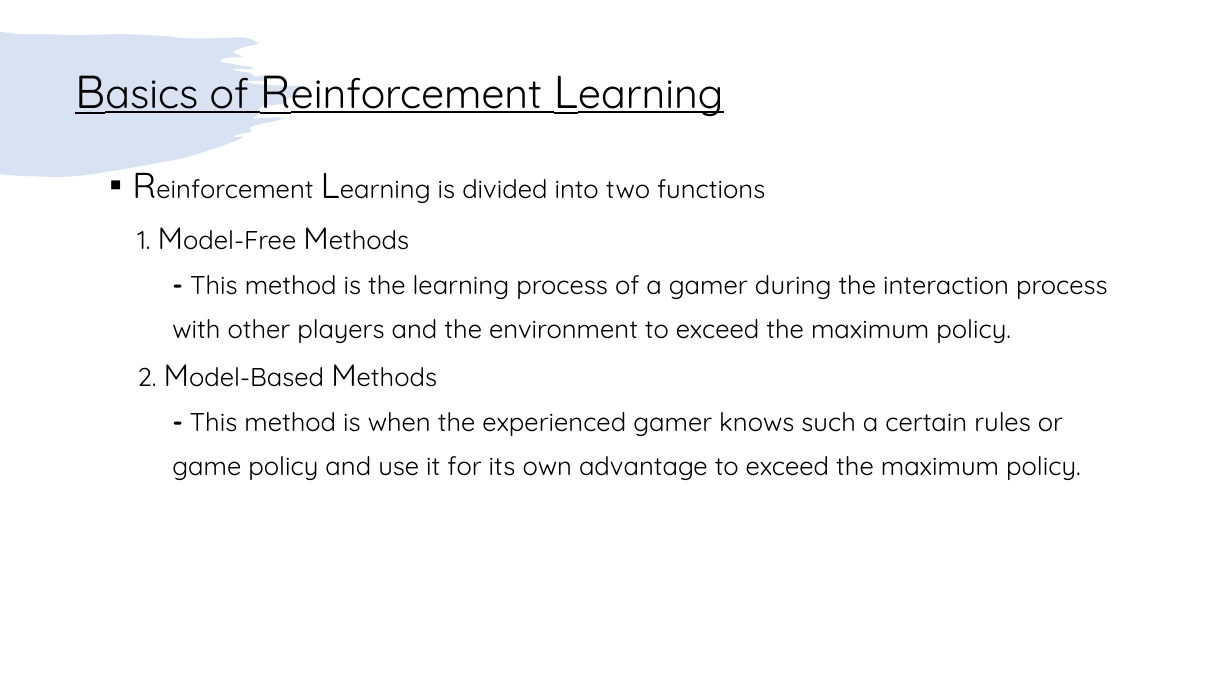
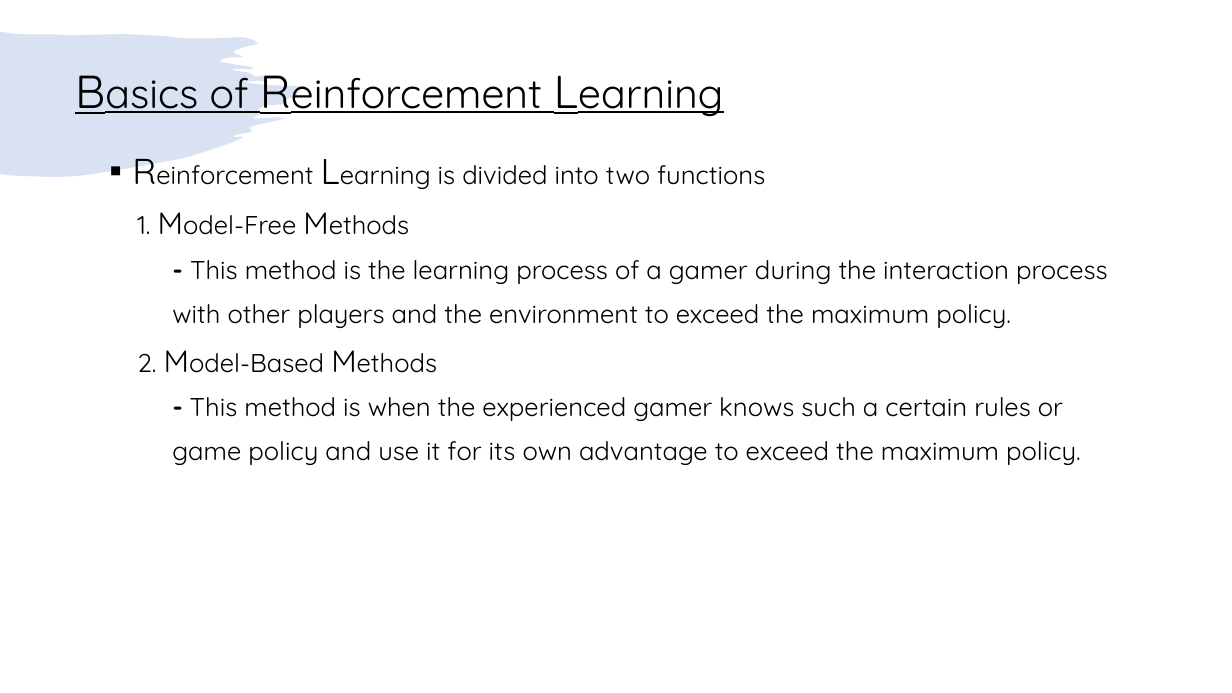
Before and after one commit to jocelynbaduria/cmpe-258_Deep-Learning, a slide deck: slide 7 of Short Story/Jocelyn_Baduria_DRL_Imaging_Literature_Review.pptx. Drawn at 1232x693 pixels with LibreOffice and Linux fonts; fonts in the diff are those of the drawing. Boxes give left, top, right and bottom in pixels: in the first picture for what was removed or moved away, otherwise in the second. Text is boxed around its words. In the diff, an @@ line names an element or a change of style, - is before the commit and + after.

```diff
--- a/Short Story/Jocelyn_Baduria_DRL_Imaging_Literature_Review.pptx
+++ b/Short Story/Jocelyn_Baduria_DRL_Imaging_Literature_Review.pptx
@@ text "Reinforcement Learning is divided into ...": place and size @@
-text "Reinforcement Learning is divided into ..." at box(137, 179, 1108, 480)
+text "Reinforcement Learning is divided into ..." at box(137, 165, 1108, 465)
```
Also in this commit, not shown: 9 other slides changed, 3 slides added, 2 slides removed.
